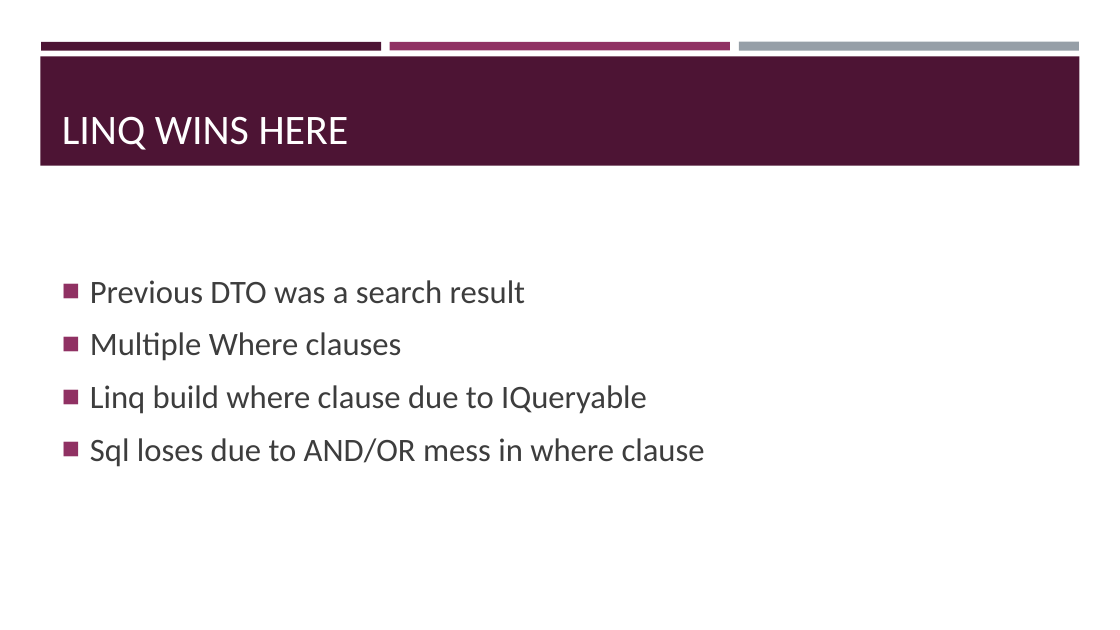
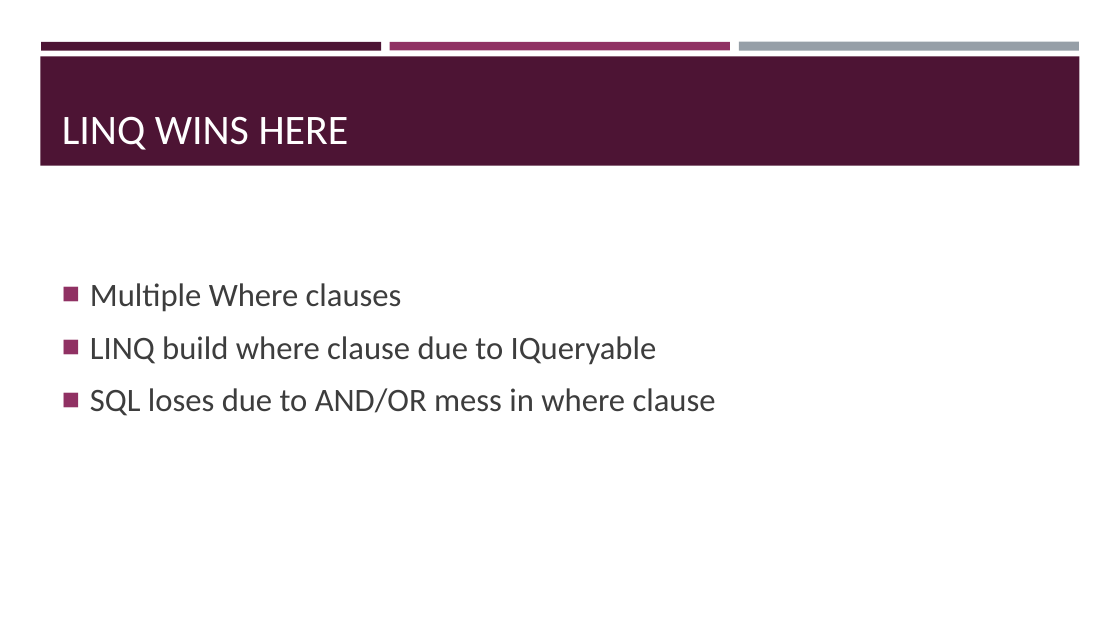
Before and after one commit to zaudtke/Presentations, a slide deck: slide 29 of embracesql/empbracesql.pptx (slide 27 before the commit). Drawn at 1120x630 pixels with LibreOffice and Linux fonts; fonts in the diff are those of the drawing. Boxes give left, top, right and bottom in pixels: in the first picture for what was removed or moved away, otherwise in the second. Text is boxed around its words. In the diff, an @@ line names an element or a change of style, - is before the commit and + after.

```diff
--- a/embracesql/empbracesql.pptx
+++ b/embracesql/empbracesql.pptx
@@ text at box(90, 280, 525, 304): paragraph removed @@
-■ Previous DTO was a search result
@@ text at box(90, 336, 716, 416): text changed @@
-■ Linq build where clause due to IQueryable
-■ Sql loses due to AND/OR mess in where clause
+■ LINQ build where clause due to IQueryable
+■ SQL loses due to AND/OR mess in where clause
```
Also in this commit, not shown: 15 other slides changed, 6 slides added, 1 slide removed, 1 other file.
